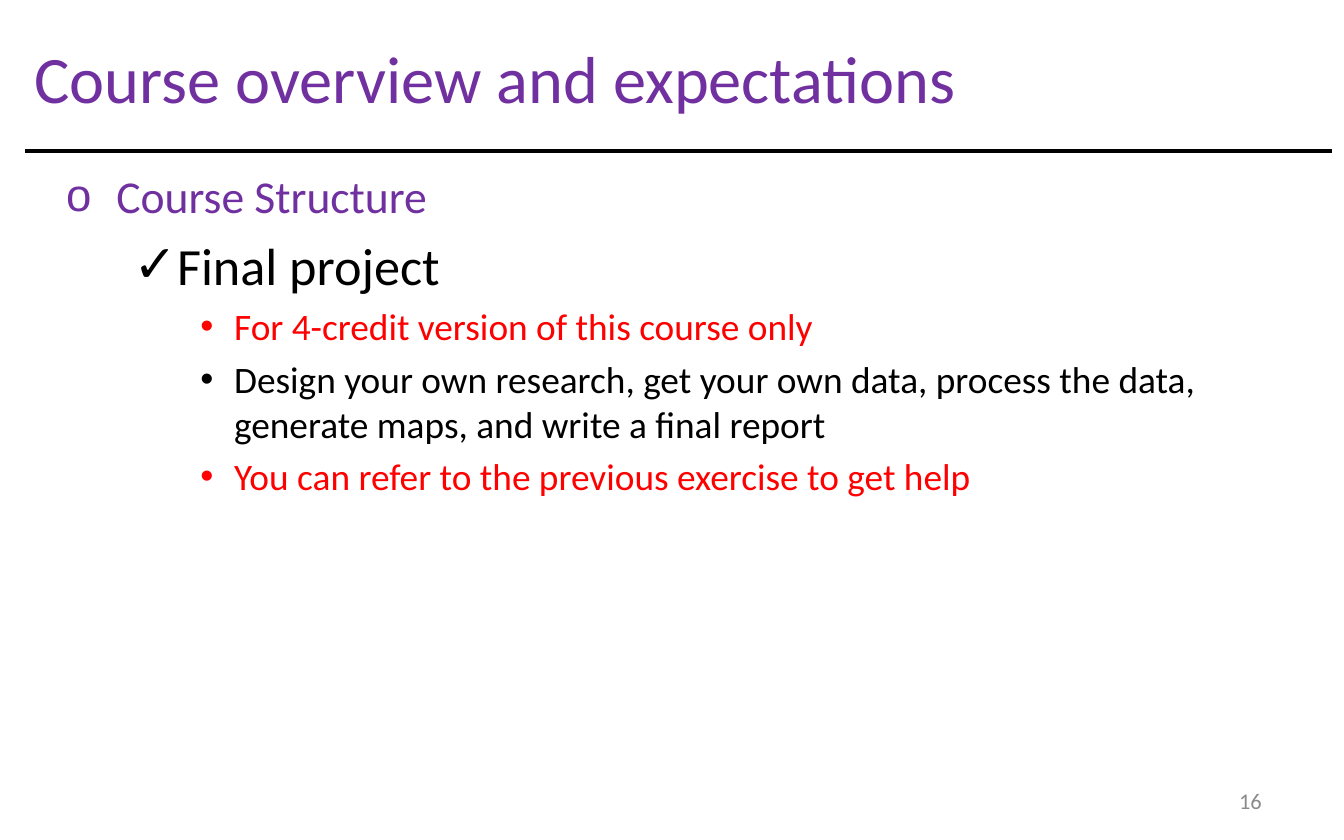
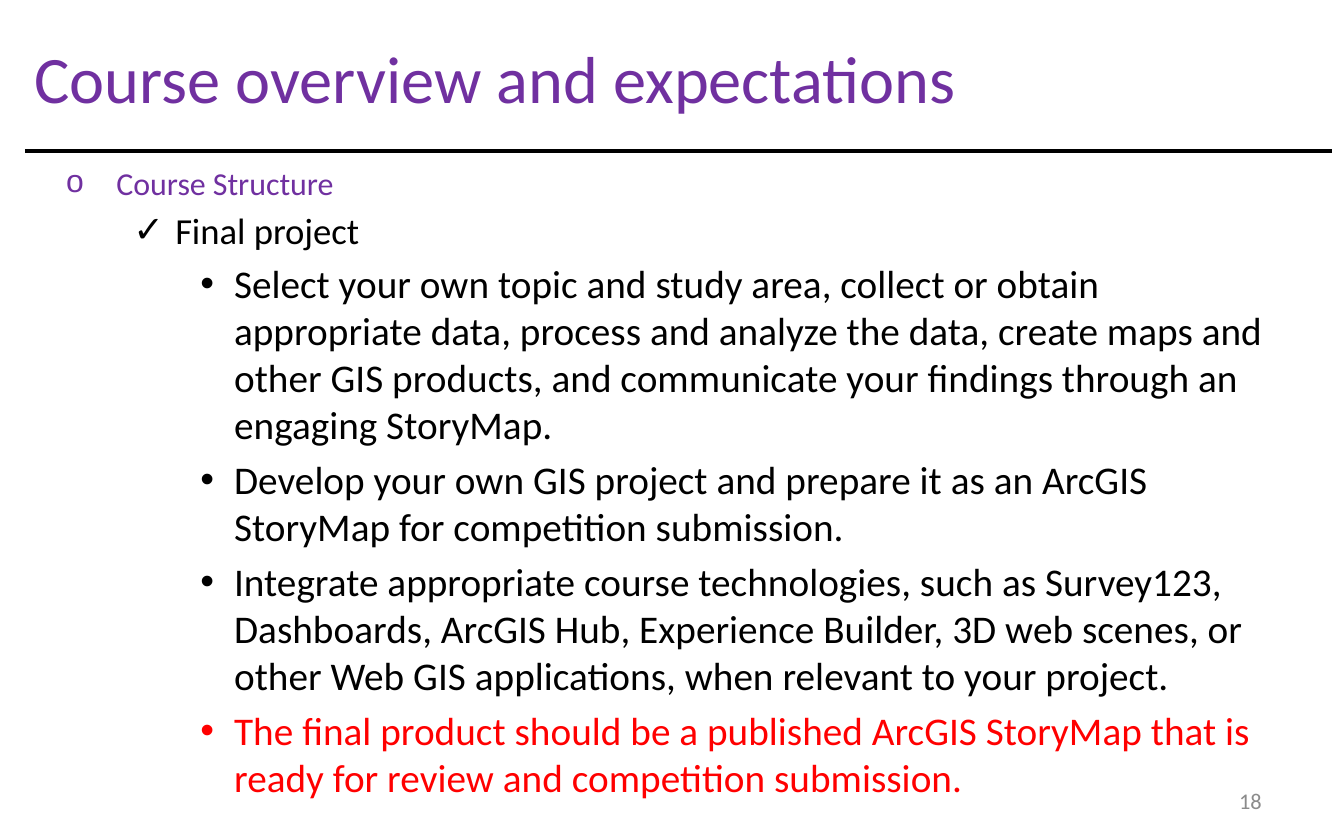
Before and after one commit to gisynw/Field_Techniques, a slide deck: slide 18 of docs/Lectures/week01/Lecture01_GEOG3319_Intro.pptx (slide 16 before the commit). Drawn at 1344x840 pixels with LibreOffice and Linux fonts; fonts in the diff are those of the drawing. Boxes give left, top, right and bottom in pixels: in the first picture for what was removed or moved away, otherwise in the second. Text is boxed around its words. In the diff, an @@ line names an element or a change of style, - is before the commit and + after.

```diff
--- a/docs/Lectures/week01/Lecture01_GEOG3319_Intro.pptx
+++ b/docs/Lectures/week01/Lecture01_GEOG3319_Intro.pptx
@@ text at <box>116,174,359,251</box>: size 22 to 15.4 pt in "Course Structure"; size 25.2 to 17.6 pt in "Final project"; line spacing 0.9 to 0.7; less space between paragraphs @@
@@ text at <box>234,270,1262,799</box>: text changed; size 18 to 18.9 pt @@
-    • For 4-credit version of this course only
-    • Design your own research, get your own data, process the data, generate maps, and write a final report
-    • You can refer to the previous exercise to get help
+    • Select your own topic and study area, collect or obtain appropriate data, process and analyze the data, create maps and other GIS products, and communicate your findings through an engaging StoryMap.
+    • Develop your own GIS project and prepare it as an ArcGIS StoryMap for competition submission.
+    • Integrate appropriate course technologies, such as Survey123, Dashboards, ArcGIS Hub, Experience Builder, 3D web scenes, or other Web GIS applications, when relevant to your project.
+    • The final product should be a published ArcGIS StoryMap that is ready for review and competition submission.
@@ page number at <box>1239,794,1262,809</box>: text changed @@
-16
+18
```
Also in this commit, not shown: 9 other slides changed, 5 slides added, 1 slide removed, 5 other files.
